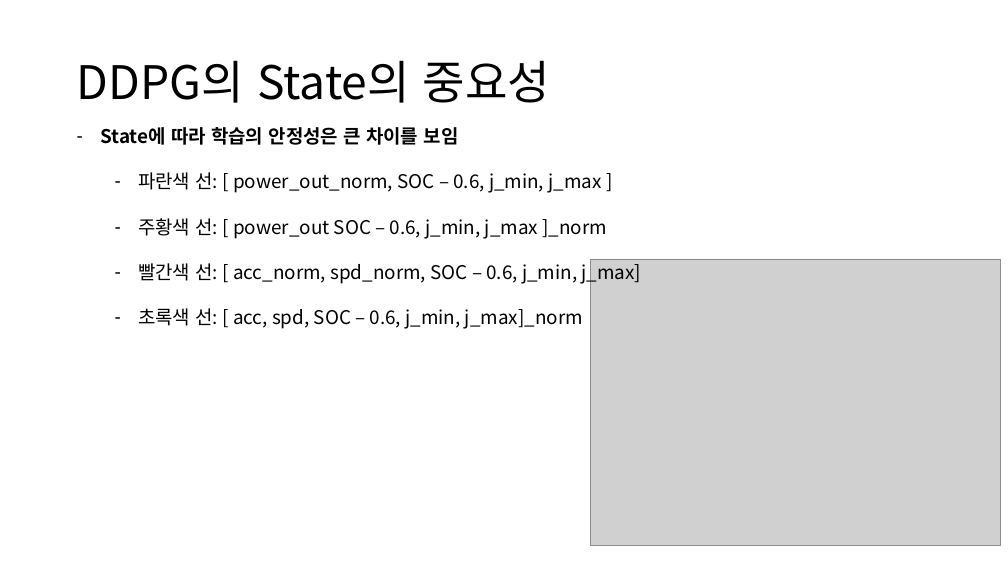
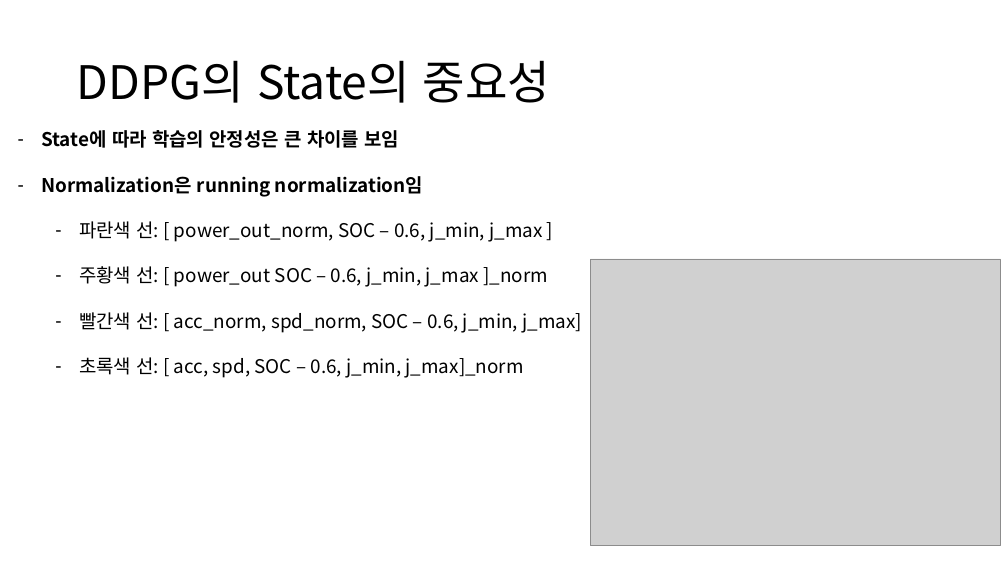
Before and after one commit to zidane89/experiment, a slide deck: slide 6 of 실험정리.pptx (slide 4 before the commit). Drawn at 1008x567 pixels with LibreOffice and Linux fonts; fonts in the diff are those of the drawing; grey boxes stand for pictures. Boxes give left, top, right and bottom in pixels: in the first picture for what was removed or moved away, otherwise in the second. Text is boxed around its words. In the diff, an @@ line names an element or a change of style, - is before the commit and + after.

```diff
--- a/실험정리.pptx
+++ b/실험정리.pptx
@@ text "State에 따라 학습의 안정성은 큰 ...": place and size @@
-text "State에 따라 학습의 안정성은 큰 ..." at <box>100,127,642,329</box>
+text "State에 따라 학습의 안정성은 큰 ..." at <box>41,130,582,378</box>
@@ text at <box>41,176,423,197</box>: paragraph added @@
+– Normalization은 running normalization임
```
Also in this commit, not shown: 3 other slides changed, 3 slides added, 6 other files.
